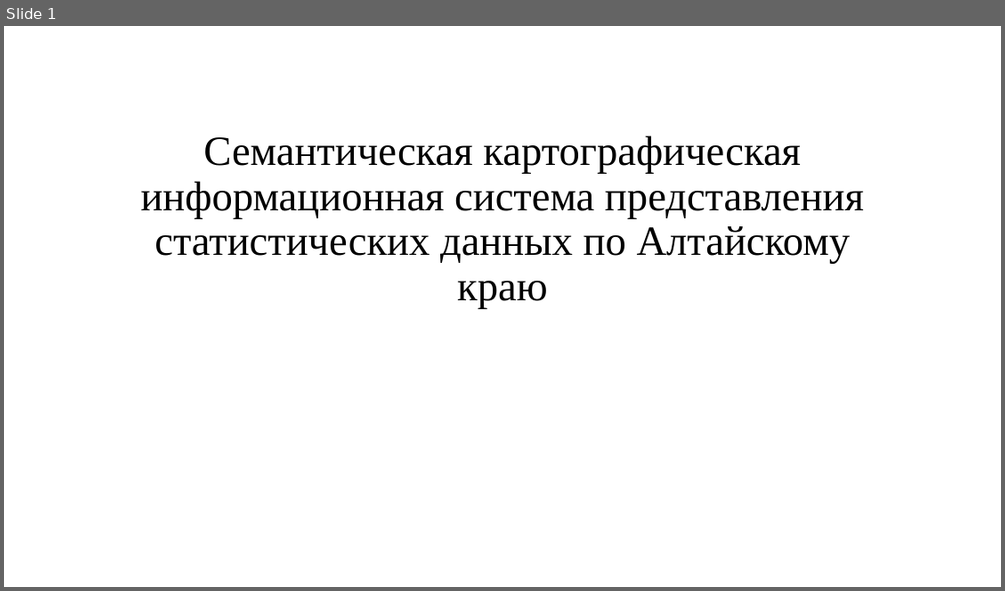
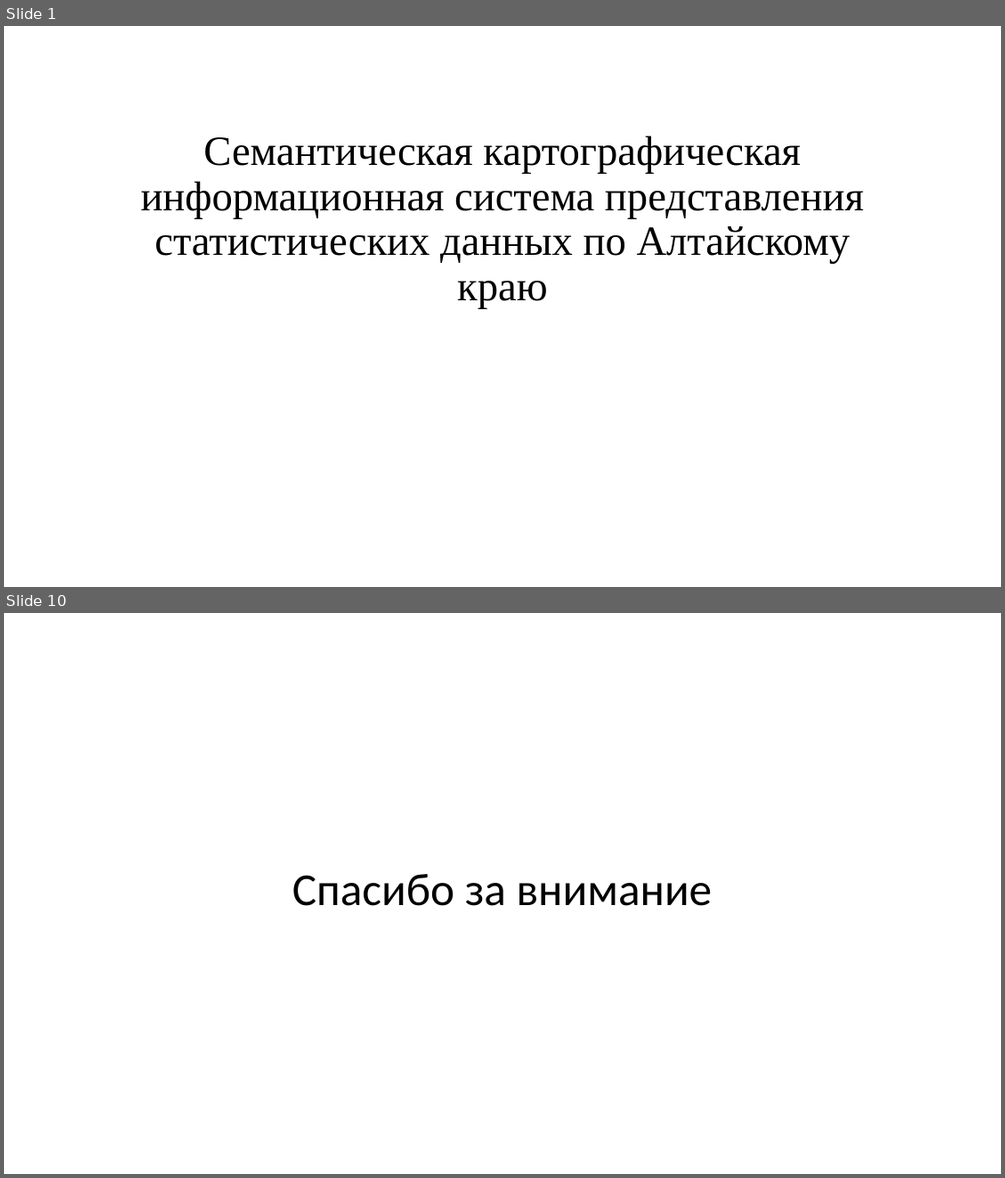
Before and after one commit to egorserdyuk/Diploma, a slide deck: stats/Семантическая картографическая информационная система представления статистических данных по.pptx. Shown one above the other, each under a label of ours: slide 1 before the commit, slides 1 and 10 after it; the slides between them are not shown. The pictures are 1005x591 and 1005x1178 pixels, drawn with LibreOffice and Linux fonts; fonts in the diff are those of the drawing. Boxes give left, top, right and bottom in pixels: in the first picture for what was removed or moved away, otherwise in the second. Text is boxed around its words. In the diff, an @@ line names an element or a change of style, - is before the commit and + after.

```diff
--- a/stats/Семантическая картографическая информационная система представления статистических данных по.pptx
+++ b/stats/Семантическая картографическая информационная система представления статистических данных по.pptx
@@ slide 10 added at (4, 613, 1001, 1174), background #FFFFFF @@
@@ title added at (292, 874, 712, 906), 44 pt, text #000000 @@
+Спасибо за внимание
```
Also in this commit, not shown: 8 other slides added, 9 slides removed.
